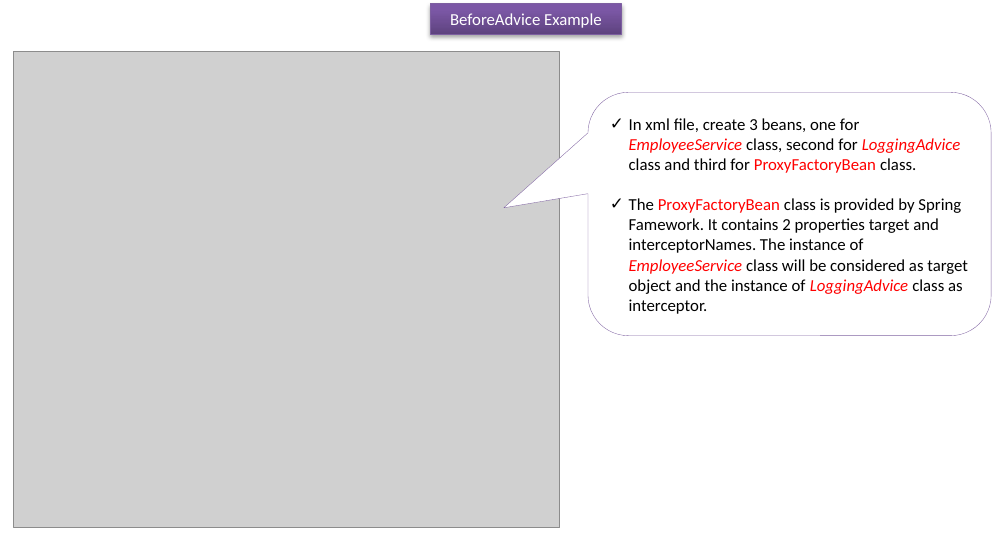
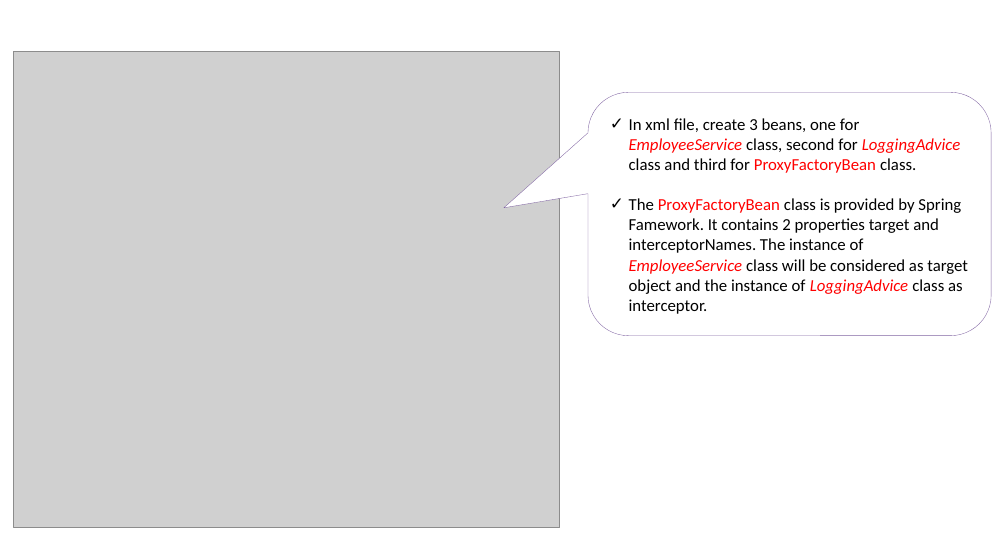
Before and after one commit to ramram43210/javaee, a slide deck: slide 2 of Later/Spring/9_AOP/5/AOP_AfterReturningAdvice Example.pptx. Drawn at 1008x554 pixels with LibreOffice and Linux fonts; fonts in the diff are those of the drawing; grey boxes stand for pictures. Boxes give left, top, right and bottom in pixels: in the first picture for what was removed or moved away, otherwise in the second. Text is boxed around its words. In the diff, an @@ line names an element or a change of style, - is before the commit and + after.

```diff
--- a/Later/Spring/9_AOP/5/AOP_AfterReturningAdvice Example.pptx
+++ b/Later/Spring/9_AOP/5/AOP_AfterReturningAdvice Example.pptx
@@ rectangle removed at box(430, 4, 622, 34) @@
-BeforeAdvice Example
```
Also in this commit, not shown: 1 other slide changed, 1 slide added, 1 slide removed, 2 other files.
